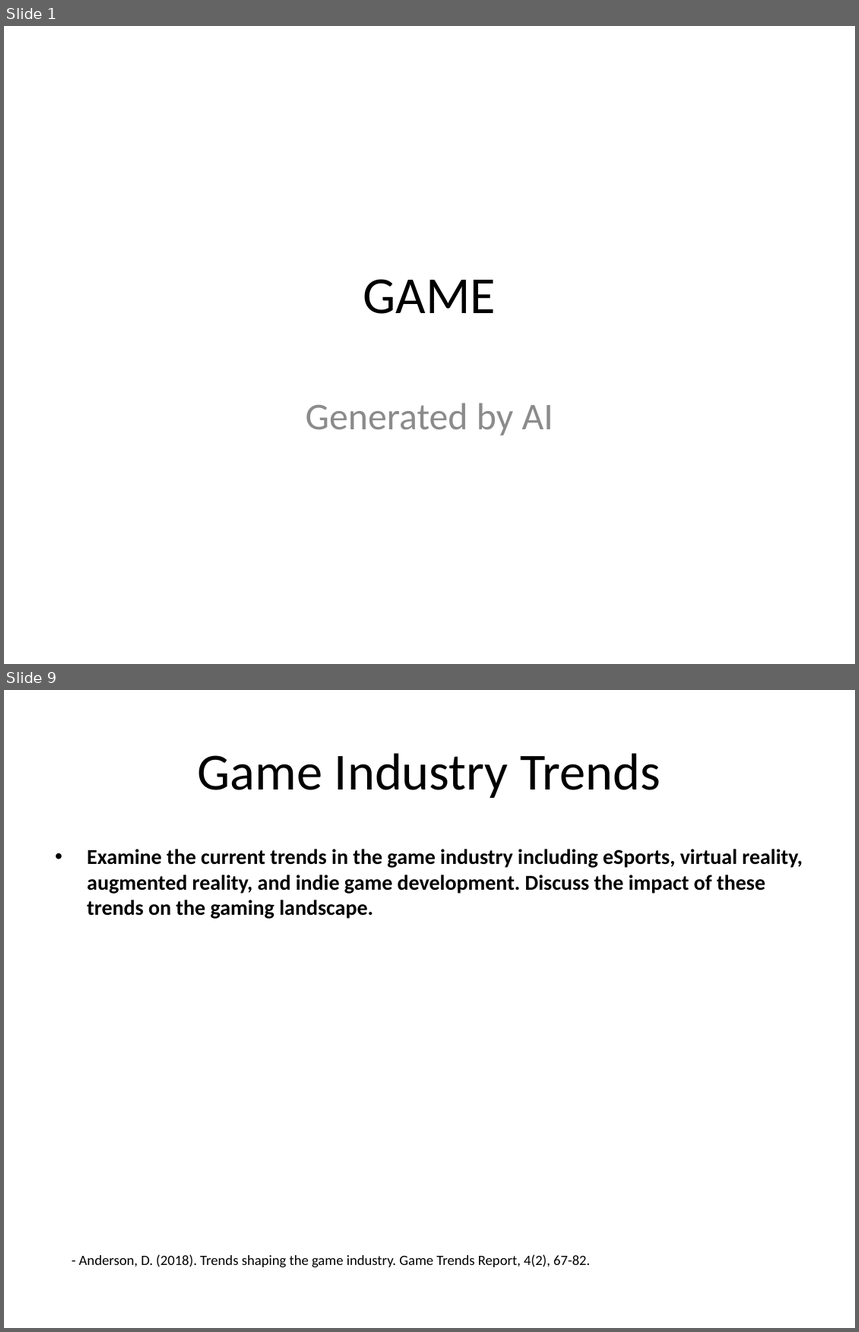
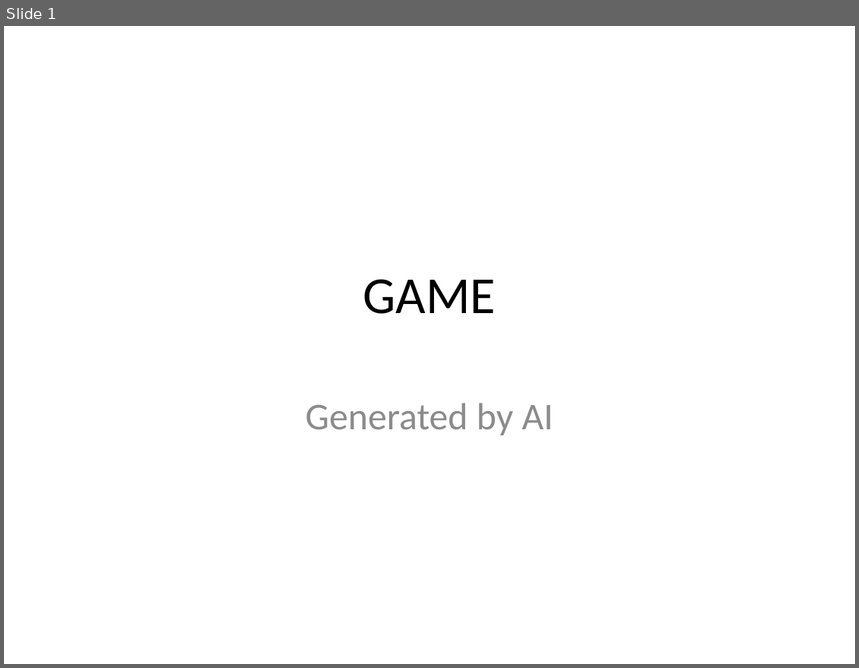
Before and after one commit to infrasvc-magang/test, a slide deck: backend/project/PPTX/Game_presentation.pptx. Shown one above the other, each under a label of ours: slides 1 and 9 before the commit, slide 1 after it; the slides between them are not shown. The pictures are 859x1332 and 859x668 pixels, drawn with LibreOffice and Linux fonts; fonts in the diff are those of the drawing. Boxes give left, top, right and bottom in pixels: in the first picture for what was removed or moved away, otherwise in the second. Text is boxed around its words. In the diff, an @@ line names an element or a change of style, - is before the commit and + after.

```diff
--- a/backend/project/PPTX/Game_presentation.pptx
+++ b/backend/project/PPTX/Game_presentation.pptx
@@ slide 9 removed at (4,690,855,1328), background #FFFFFF @@
@@ title removed at (198,753,661,798) @@
-Game Industry Trends
@@ text removed at (87,849,803,919) @@
-• Examine the current trends in the game industry including eSports, virtual reality, augmented reality, and indie game development. Discuss the impact of these trends on the gaming landscape.
@@ text removed at (79,1255,590,1268) @@
-- Anderson, D. (2018). Trends shaping the game industry. Game Trends Report, 4(2), 67-82.
```
Also in this commit, not shown: 8 slides changed, 2 slides added, 1 other slide removed, 18 other files.
